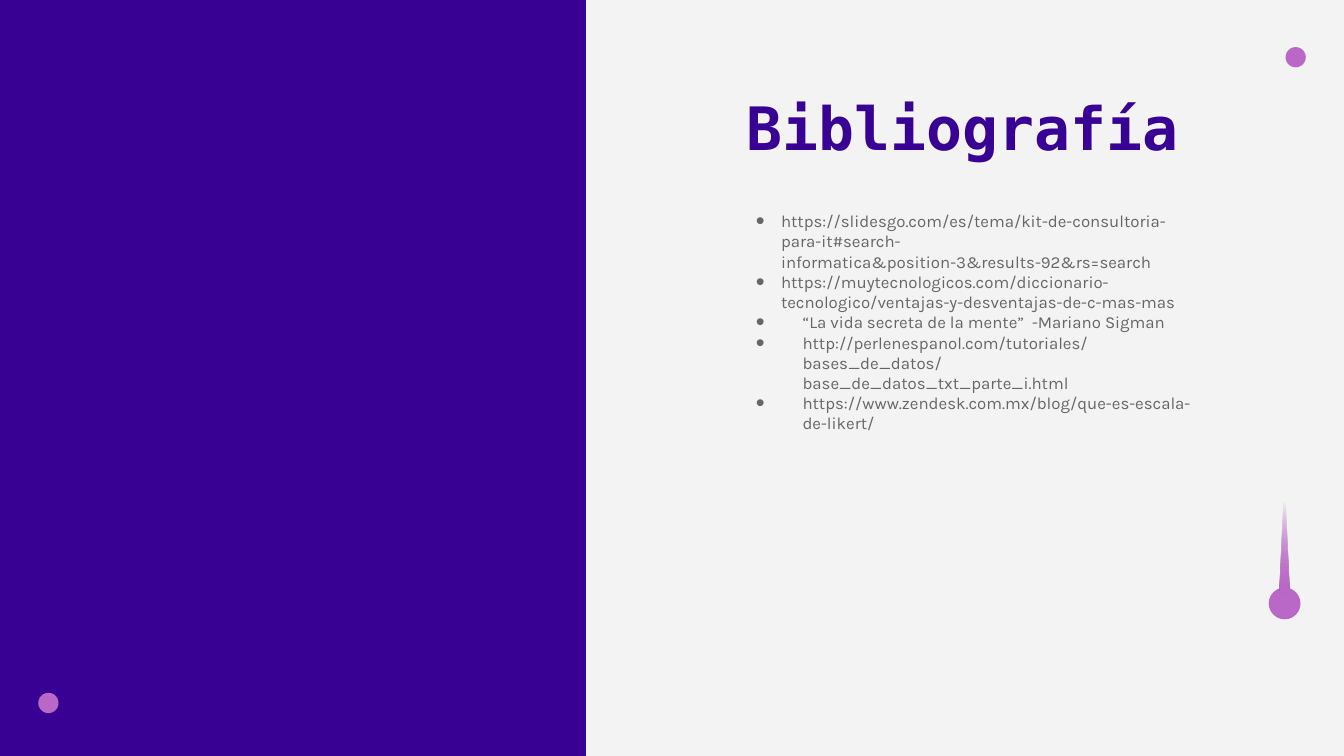
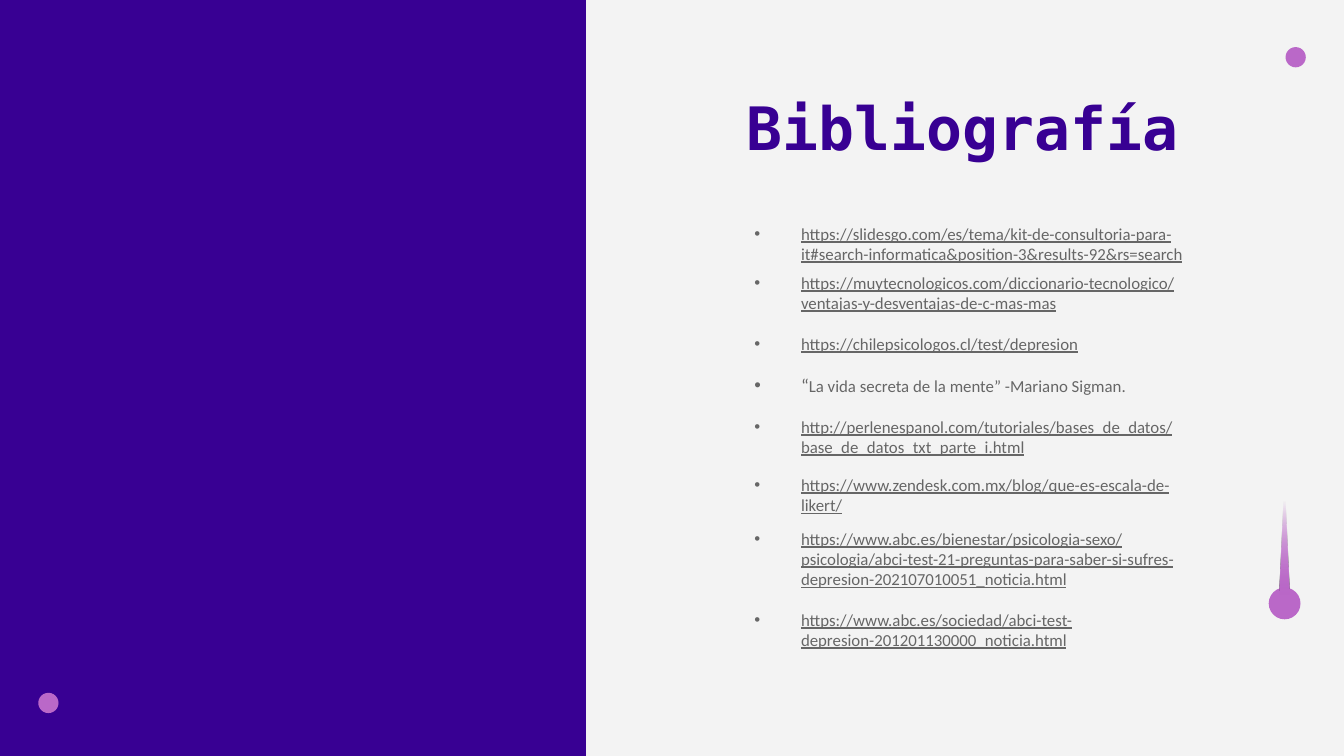
Before and after one commit to LucianoMartinez21/Catedra_1_C-, a slide deck: slide 13 of Presentacion_Fundamentos.pptx. Drawn at 1344x756 pixels with LibreOffice and Linux fonts; fonts in the diff are those of the drawing. Boxes give left, top, right and bottom in pixels: in the first picture for what was removed or moved away, otherwise in the second. Text is boxed around its words. In the diff, an @@ line names an element or a change of style, - is before the commit and + after.

```diff
--- a/Presentacion_Fundamentos.pptx
+++ b/Presentacion_Fundamentos.pptx
@@ subtitle "https://slidesgo.com/es/tema/kit-de-consultoria-para-it#sear ...": place and size @@
-subtitle "https://slidesgo.com/es/tema/kit-de-consultoria-para-it#sear ..." at <box>781,214,1191,430</box>
+subtitle "https://slidesgo.com/es/tema/kit-de-consultoria-para-it#sear ..." at <box>801,228,1182,649</box>
@@ subtitle at <box>801,228,1182,514</box>: font Karla to Calibri, underline on in "https://slidesgo.com/es/tema/kit-de-consultoria-para-it#sear ...", "https://muytecnologicos.com/diccionario-tecnologico/ventajas ...", "http://perlenespanol.com/tutoriales/bases_de_datos/base_de_d ...", "https://www.zendesk.com.mx/blog/que-es-escala-de-likert/"; indent changed @@
@@ subtitle at <box>801,338,1126,395</box>: text changed; font Karla to Calibri @@
-• “La vida secreta de la mente” -Mariano Sigman
+• https://chilepsicologos.cl/test/depresion
+• “La vida secreta de la mente” -Mariano Sigman.
@@ subtitle at <box>801,533,1174,649</box>: paragraphs added @@
+• https://www.abc.es/bienestar/psicologia-sexo/psicologia/abci-test-21-preguntas-para-saber-si-sufres-depresion-202107010051_noticia.html
+• https://www.abc.es/sociedad/abci-test-depresion-201201130000_noticia.html
```
Also in this commit, not shown: 4 other slides changed.
